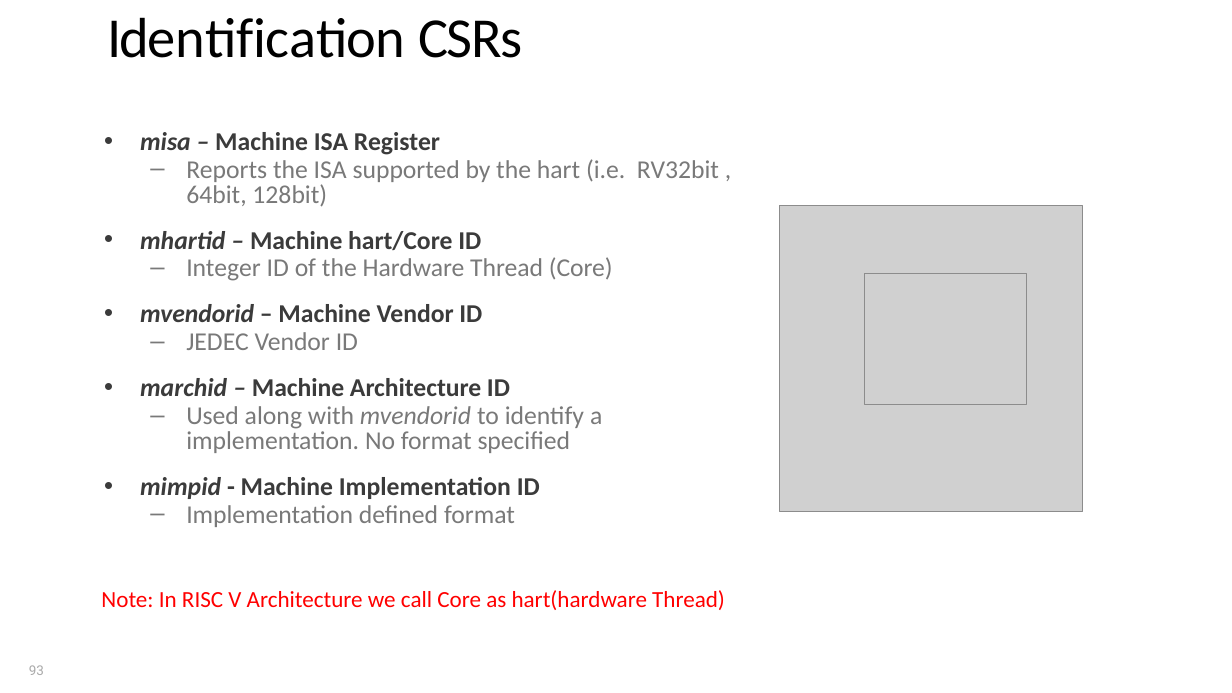
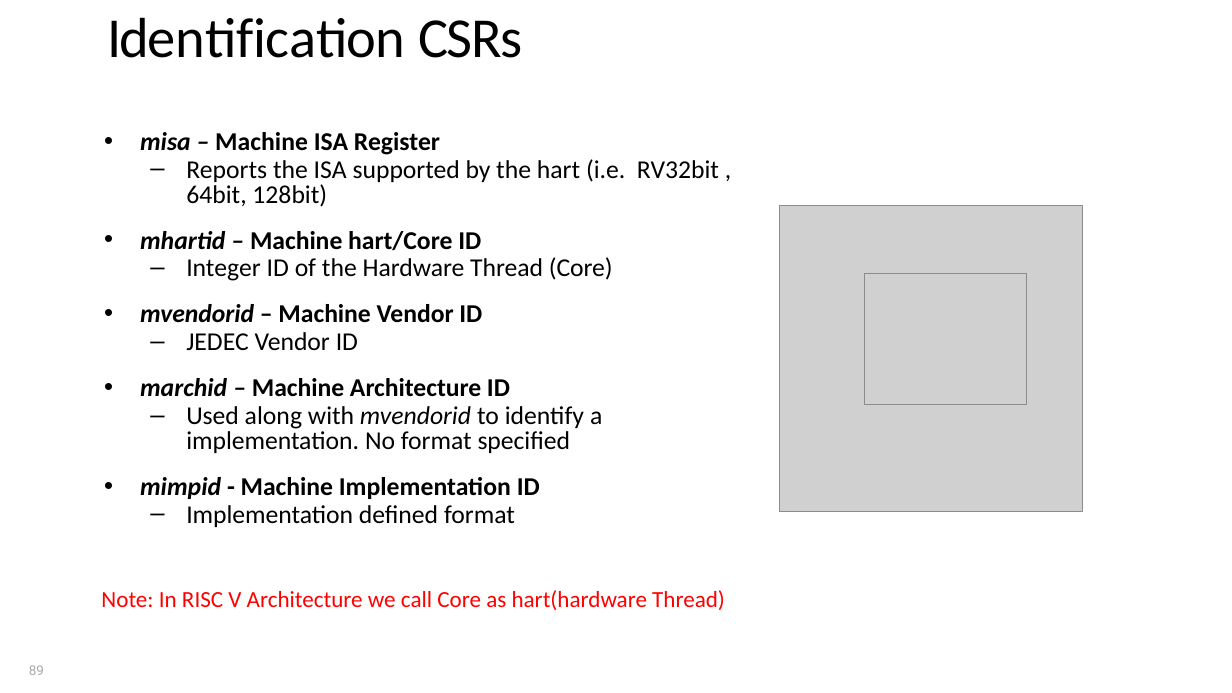
Before and after one commit to PG-DESD/CDAC_Sharing_Data, a slide deck: slide 89 of Microprocessor/TheoryLectures/RISC-V_Theory.pptx (slide 93 before the commit). Drawn at 1232x693 pixels with LibreOffice and Linux fonts; fonts in the diff are those of the drawing; grey boxes stand for pictures. Boxes give left, top, right and bottom in pixels: in the first picture for what was removed or moved away, otherwise in the second. Text is boxed around its words. In the diff, an @@ line names an element or a change of style, - is before the commit and + after.

```diff
--- a/Microprocessor/TheoryLectures/RISC-V_Theory.pptx
+++ b/Microprocessor/TheoryLectures/RISC-V_Theory.pptx
@@ text "misa – Machine ISA Register" at box(140, 132, 719, 527): text colour #3B3B3B to #000000 in "misa – Machine ISA Register", "mhartid – Machine hart/Core ID", "mvendorid – Machine Vendor ID", "marchid – Machine Architecture ID" and 1 more places; text colour #797979 to #000000 in "Reports the ISA supported by the hart ...", "Integer ID of the Hardware Thread (Core)", "JEDEC Vendor ID", "Used along with mvendorid to identify a ..." and 1 more places @@
@@ page number at box(29, 665, 44, 675): text changed @@
-93
+89
```
Also in this commit, not shown: 23 other slides changed, 4 slides removed.
